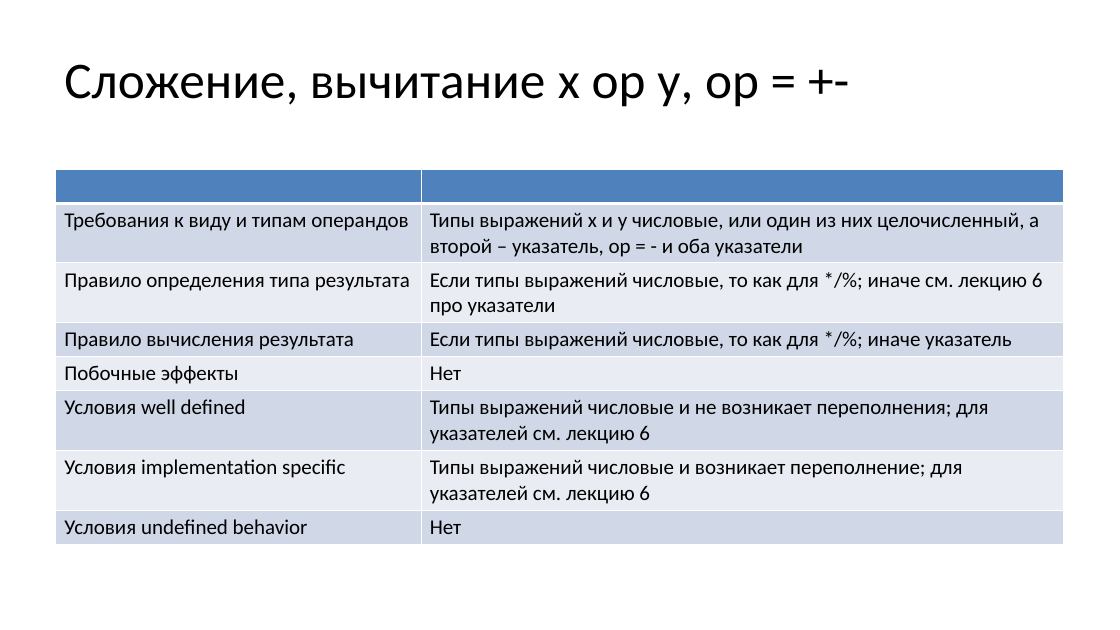
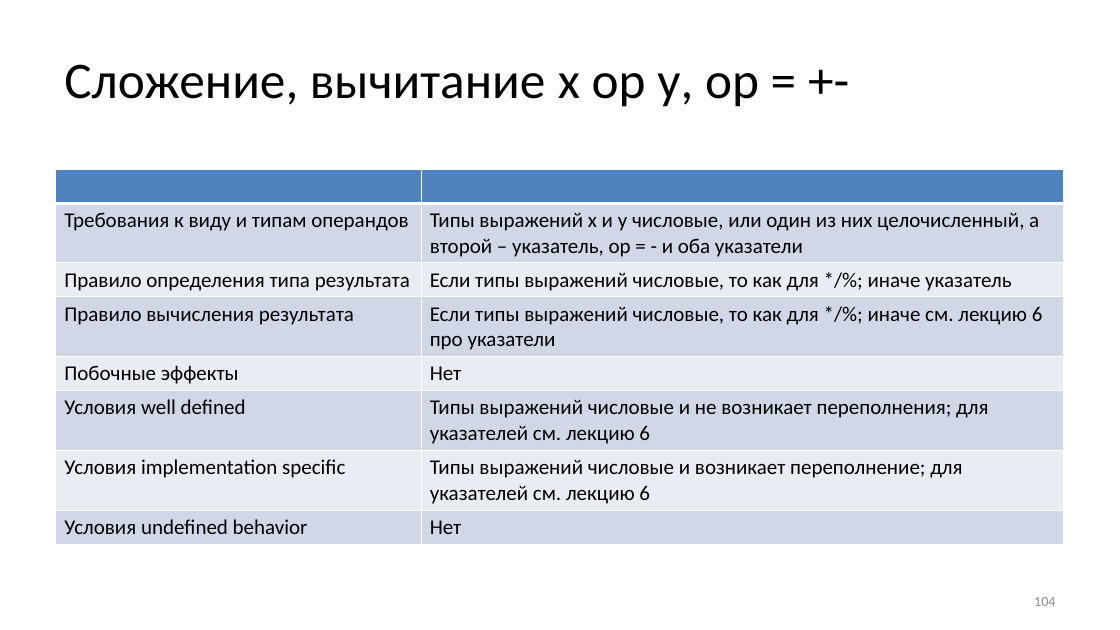
Before and after one commit to Evgueni-Petrov-aka-espetrov/Algorithms-and-Programming-in-C-pptx, a slide deck: slide 104 of 04 Выражения.pptx. Drawn at 1120x630 pixels with LibreOffice and Linux fonts; fonts in the diff are those of the drawing. Boxes give left, top, right and bottom in pixels: in the first picture for what was removed or moved away, otherwise in the second. Text is boxed around its words. In the diff, an @@ line names an element or a change of style, - is before the commit and + after.

```diff
--- a/04 Выражения.pptx
+++ b/04 Выражения.pptx
@@ table at bbox=[56, 169, 1065, 540] @@
-row 3, column 2: Если типы выражений числовые, то как для */%; иначе см. лекцию 6 про указатели
+row 3, column 2: Если типы выражений числовые, то как для */%; иначе указатель
-row 4, column 2: Если типы выражений числовые, то как для */%; иначе указатель
+row 4, column 2: Если типы выражений числовые, то как для */%; иначе см. лекцию 6 про указатели
@@ page number added at bbox=[1034, 597, 1055, 606], 12 pt, text #8C8C8C @@
+104
```
Also in this commit, not shown: 111 other slides changed, 1 other file.
